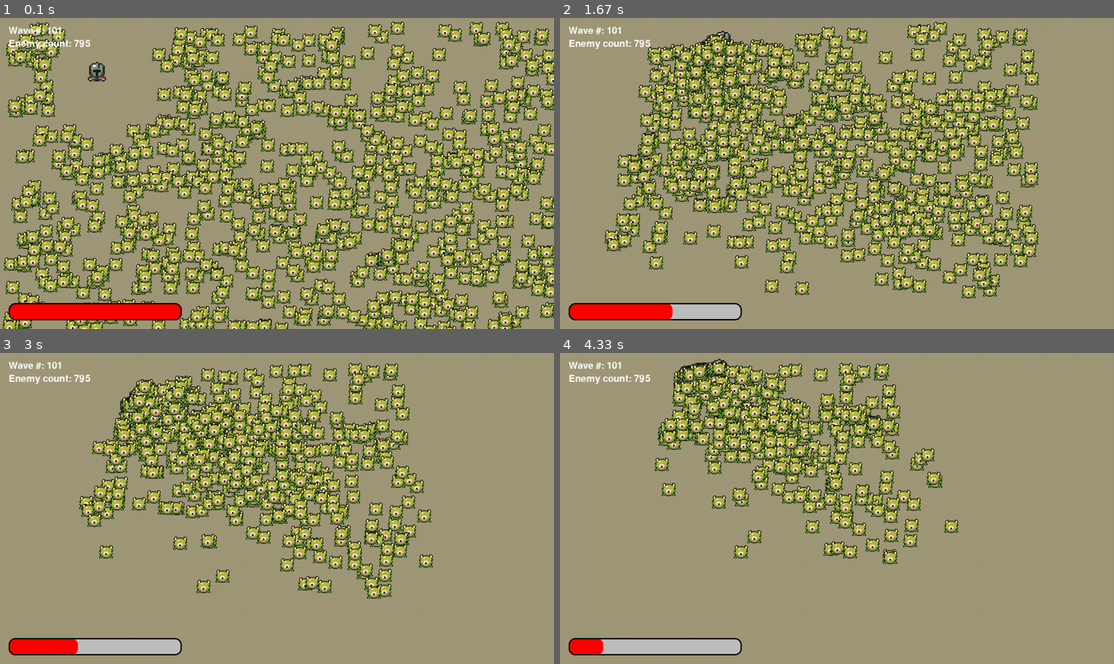
Above: before the commit, frames 1-4 (two rows, left to right).
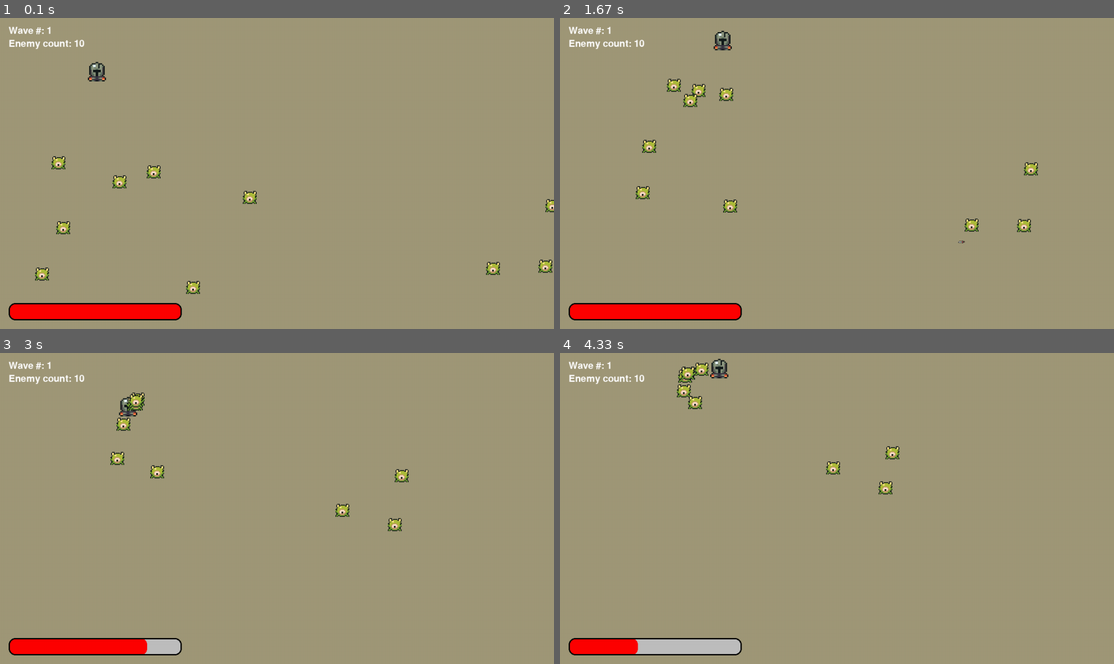
Above: after the commit, the same moments.

Repository: bveitchd127/First-Pygame-Game
Game: pygame game, started from main.py
Two runs of this game, one before a commit and one after it. Both use one fixed random seed, a clock stepped at 60 frames per second and the inputs below.
Inputs (mouse positions are in pixels of both pictures, inside the frame that each line leads up to):
- Up to frame 1 (0.1 s): no input
- Up to frame 2 (1.67 s): click (837, 173) at 0.38 s; hold D 0.67-1.13 s; hold W 1.17-1.47 s; hold D from 1.5 s (still down)
- Up to frame 3 (3 s): release D at 1.97 s; hold A 2-2.53 s; hold S 2.57-2.87 s; hold A from 2.9 s (still down)
- Up to frame 4 (4.33 s): release A at 3.3 s; hold W 3.33-3.7 s; hold D from 3.73 s (still down)

The runs differ from the first frame. In frame 1, 50% of the frame differs, in the area x 0-100%, y 1-100%; in frame 2, 38%; in frame 3, 23%; in frame 4, 15%.

Commit message:
Adding projectile image

Diff:
--- a/main.py
+++ b/main.py
@@ -17,7 +17,7 @@
 clock = pygame.time.Clock()
 running = True
 
-waveNumber = 100
+waveNumber = 0
 
 def waveToEnemyCount(waveNumber):
     return round(1/13 * waveNumber**2 + 10)
--- a/projectile.py
+++ b/projectile.py
@@ -4,11 +4,24 @@
     def __init__(self, x, y, velx, vely):
         super().__init__()
 
-        self.image = pygame.Surface( (10,10) )
+        # sword is 6x15
+
+        # Make 20x20 surface
+        self.image = pygame.Surface( (20,20), pygame.SRCALPHA )
         self.rect = pygame.Rect( (x, y), self.image.get_size() )
 
-        self.image.fill("gray")
         self.velocity = pygame.math.Vector2( (velx, vely) )
+
+        print( -pygame.math.Vector2((0,-1)).angle_to(self.velocity) )
+
+        canvasRect = pygame.Rect((0,0), self.rect.size)
+        projectileAssetSurface = pygame.transform.rotate( pygame.image.load("projectile.png") , 90 )
+        projectileAssetRect = projectileAssetSurface.get_rect(center = canvasRect.center)
+
+        self.image.blit(projectileAssetSurface, projectileAssetRect)
+
+        # self.image.fill("gray")
+
 
         self.durability = 3
         self.damage = 1
Binary file added: projectile.png
